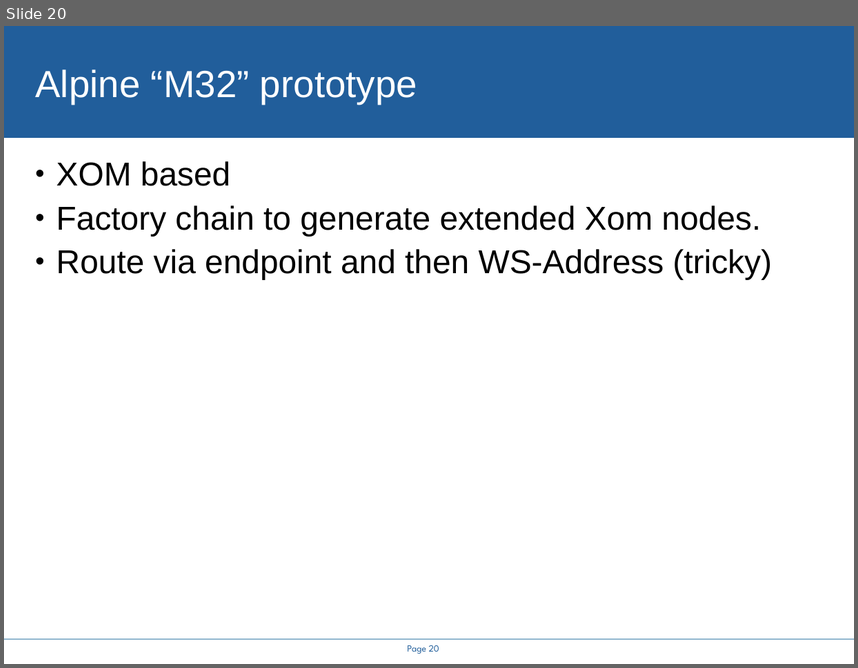
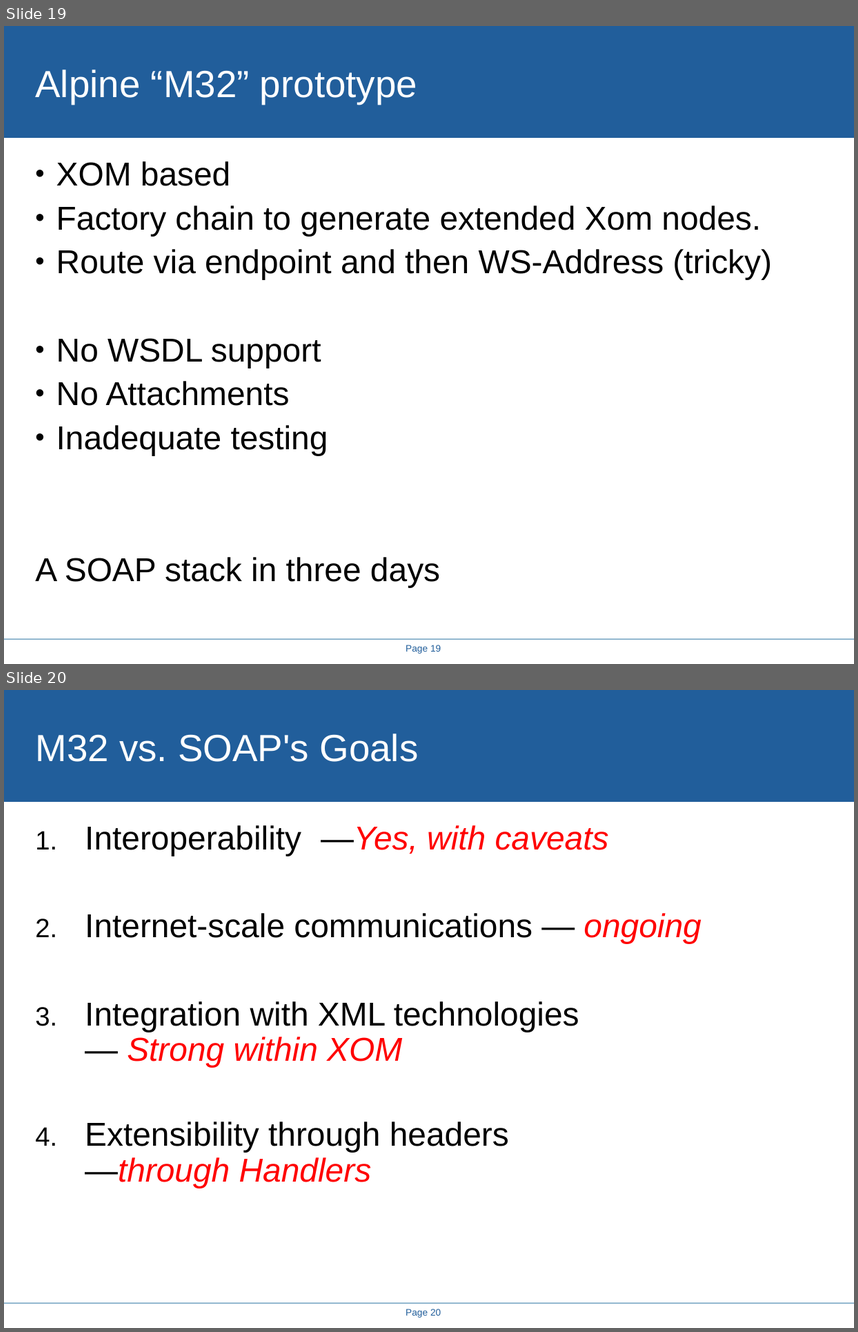
Before and after one commit to steveloughran/smartfrog, a slide deck: projects/alpine/doc/icws2005/rethinking_the_java_SOAP_stack.ppt. Shown one above the other, each under a label of ours: slide 20 before the commit, slides 19 and 20 after it. The pictures are 858x668 and 858x1332 pixels, drawn with LibreOffice and Linux fonts; fonts in the diff are those of the drawing; background and template pictures are left out. Boxes give left, top, right and bottom in pixels: in the first picture for what was removed or moved away, otherwise in the second. Text is boxed around its words. In the diff, an @@ line names an element or a change of style, - is before the commit and + after.

```diff
--- a/projects/alpine/doc/icws2005/rethinking_the_java_SOAP_stack.ppt
+++ b/projects/alpine/doc/icws2005/rethinking_the_java_SOAP_stack.ppt
@@ slide 20 added at (x1=4, y1=690, x2=854, y2=1328), background #FFFFFF; not listed: 3 template elements that a slide beside it also shows @@
@@ title added at (x1=35, y1=733, x2=418, y2=762), 32 pt, text #FFFFFF @@
+M32 vs. SOAP's Goals
@@ text added at (x1=85, y1=825, x2=701, y2=1187), 28 pt, text #000000 @@
+1. Interoperability —Yes, with caveats
+2. Internet-scale communications — ongoing
+3. Integration with XML technologies
+   — Strong within XOM
+4. Extensibility through headers
+   —through Handlers
@@ what was slide 20 is now slide 19 @@
@@ slide 19 changed as well @@
@@ text at (x1=35, y1=338, x2=440, y2=587): paragraphs added @@
+• No WSDL support
+• No Attachments
+• Inadequate testing
+A SOAP stack in three days
@@ page number at (x1=406, y1=644, x2=441, y2=653): text changed; font League Spartan to Arial @@
-Page 20
+Page 19
```
Also in this commit, not shown: 14 other slides changed, 3 other slides added, 4 slides removed, 8 other files.
